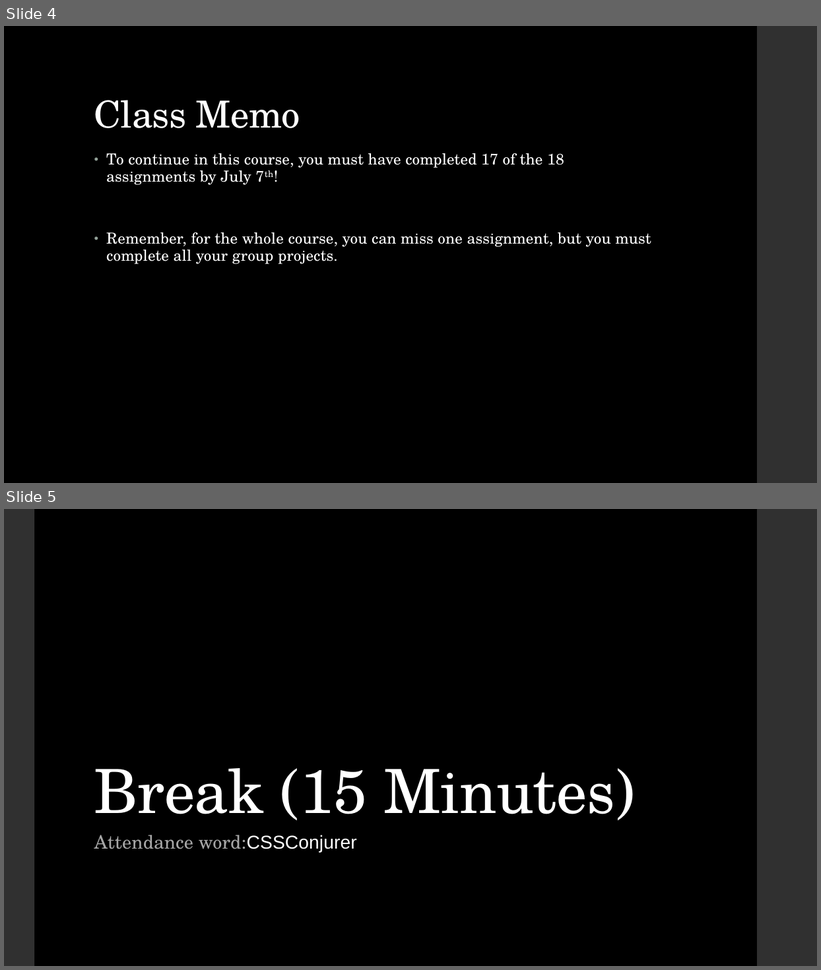
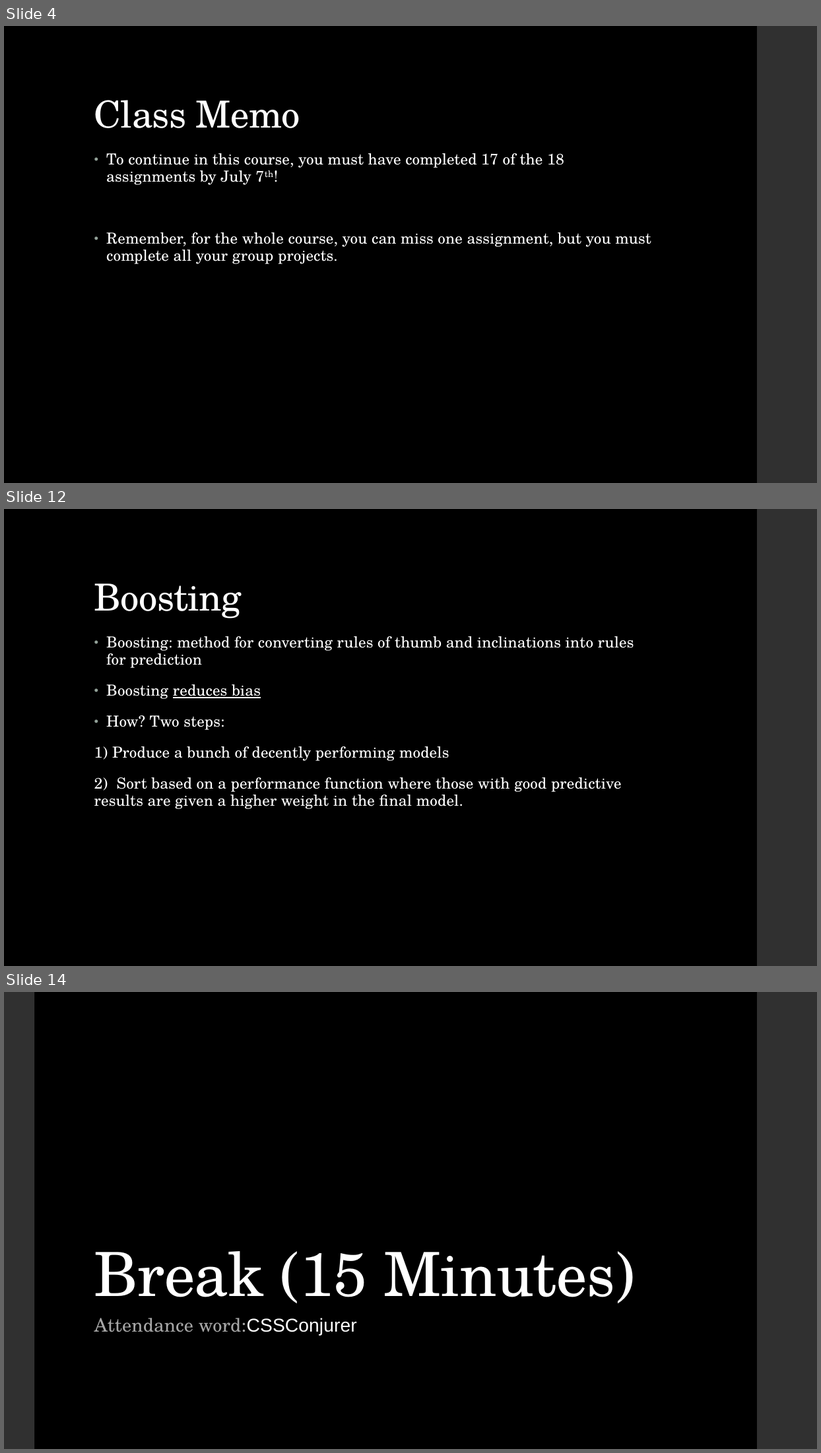
Before and after one commit to LaunchCoderGirlSTL/Data-Science-Assignments, a slide deck: course_material/week_17/week_17_presentation.pptx. Shown one above the other, each under a label of ours: slides 4 and 5 before the commit, slides 4, 12 and 14 after it; the slides between them are not shown. The pictures are 821x970 and 821x1453 pixels, drawn with LibreOffice and Linux fonts; fonts in the diff are those of the drawing. Boxes give left, top, right and bottom in pixels: in the first picture for what was removed or moved away, otherwise in the second. Text is boxed around its words. In the diff, an @@ line names an element or a change of style, - is before the commit and + after.

```diff
--- a/course_material/week_17/week_17_presentation.pptx
+++ b/course_material/week_17/week_17_presentation.pptx
@@ slide 12 added at (4,509,817,966), background #000000; not listed: 1 template element that a slide beside it also shows @@
@@ title added at (94,584,242,619), 44 pt, text #FFFFFF @@
+Boosting
@@ text added at (94,636,634,809), 18 pt, text #FFFFFF @@
+• Boosting: method for converting rules of thumb and inclinations into rules for prediction
+• Boosting reduces bias
+• How? Two steps:
+1) Produce a bunch of decently performing models
+2) Sort based on a performance function where those with good predictive results are given a higher weight in the final model.
@@ what was slide 5 is now slide 14 @@
```
Also in this commit, not shown: 1 slide changed, 9 other slides added, 1 other file.
